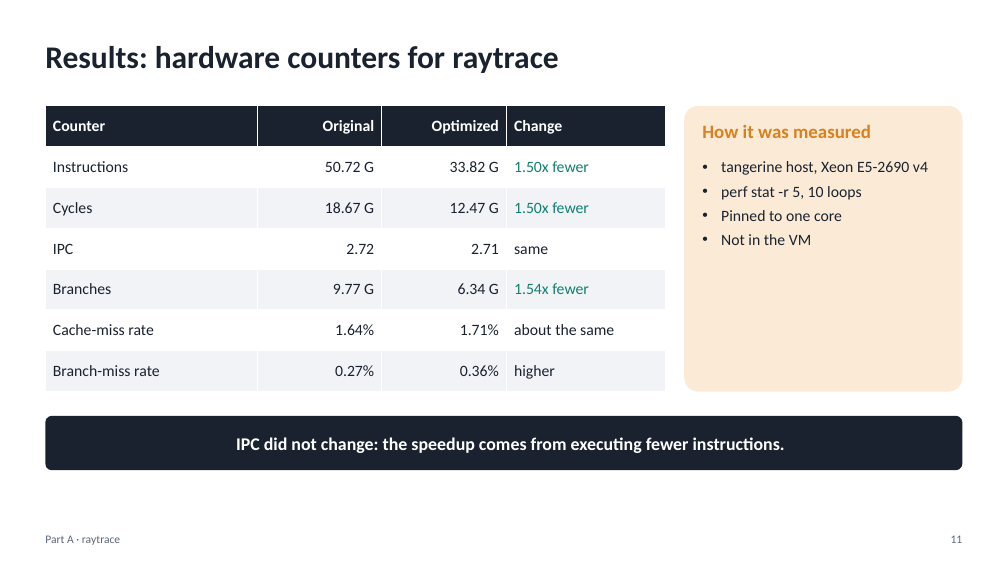
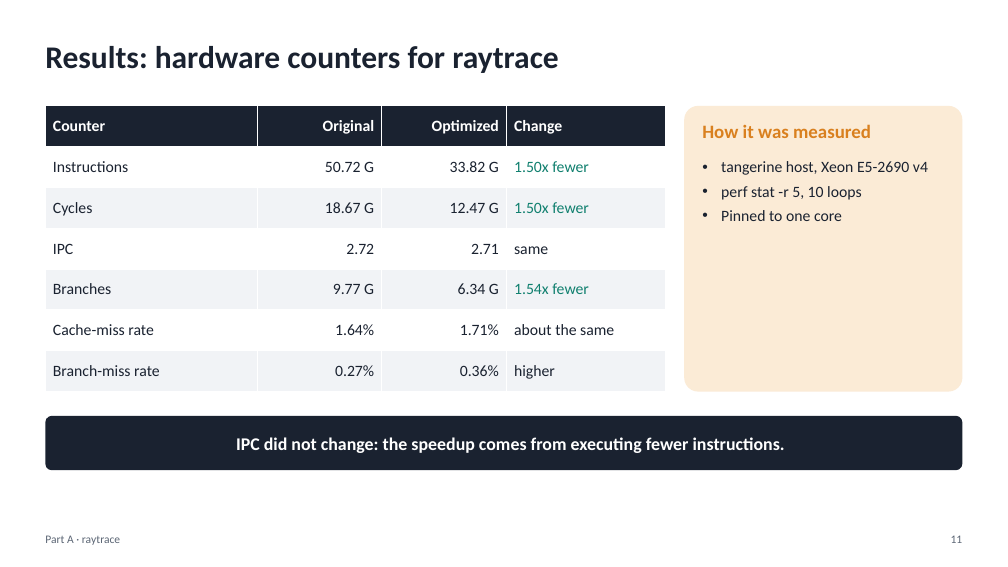
Before and after one commit to muhameedm/hw-sw-codesign-project, a slide deck: slide 11 of presentation/presentation.pptx. Drawn at 1008x567 pixels with LibreOffice and Linux fonts; fonts in the diff are those of the drawing. Boxes give left, top, right and bottom in pixels: in the first picture for what was removed or moved away, otherwise in the second. Text is boxed around its words. In the diff, an @@ line names an element or a change of style, - is before the commit and + after.

```diff
--- a/presentation/presentation.pptx
+++ b/presentation/presentation.pptx
@@ text at <box>721,234,811,245</box>: paragraph removed @@
-• Not in the VM
```
Also in this commit, not shown: 17 other slides changed, 1 slide removed, 1 other file.
